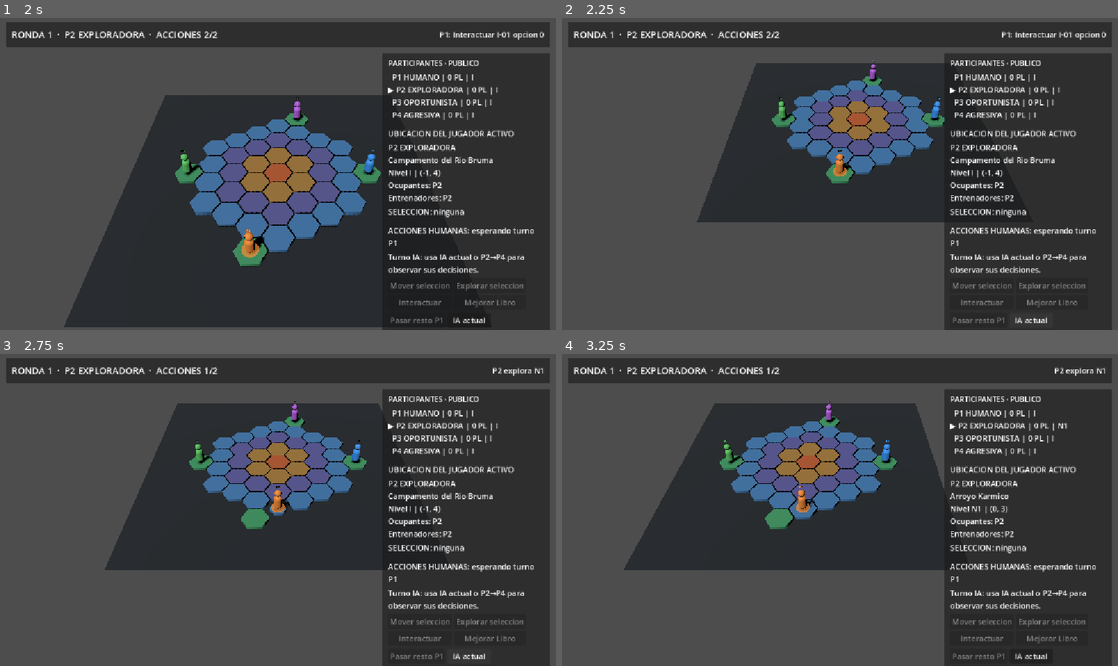
Above: before the commit, frames 1-4 (two rows, left to right).
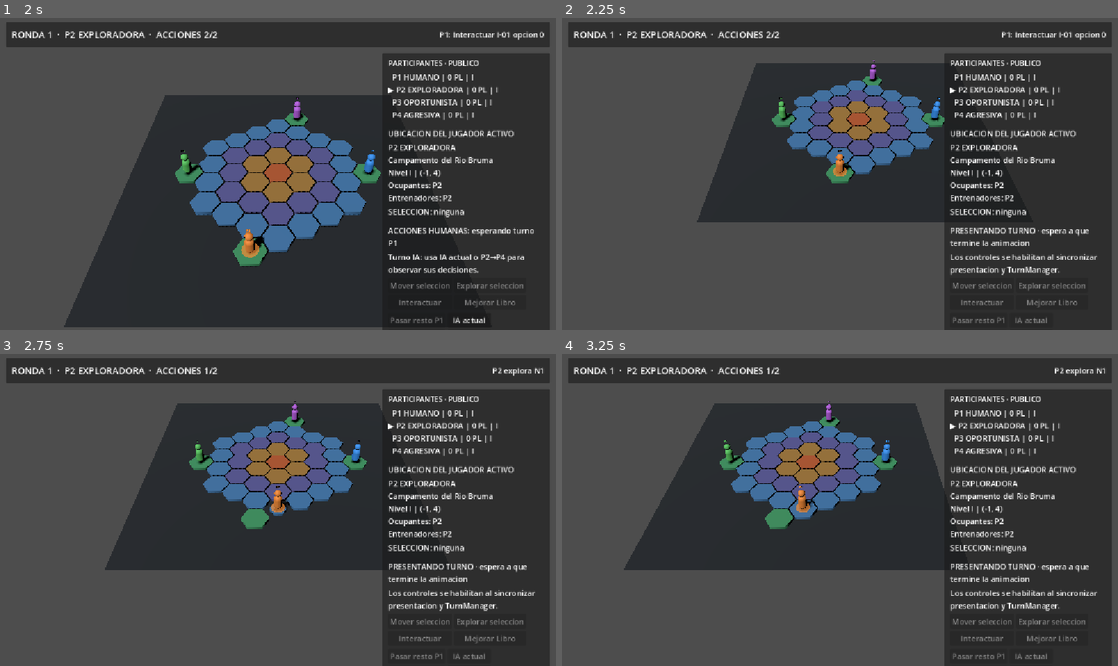
Above: after the commit, the same moments.

Repository: axenoban/Karmany-monsta
Game: Godot game, scene res://scenes/ui/phase_36_match_ux_prototype.tscn
Same seed, same stepped clock (60 frames per second), same inputs: the game is played once before the commit and once after it. This scene is started directly instead of the project's main scene.
Inputs (mouse positions are in pixels of both pictures, inside the frame that each line leads up to):
- Up to frame 1 (2 s): click "Interactuar" at 0.5 s; click "Pasar resto P1" at 1.25 s
- Up to frame 2 (2.25 s): click "IA actual" at 2 s
- Up to frame 3 (2.75 s): no input
- Up to frame 4 (3.25 s): tap Enter at 2.75 s; move the mouse to (962, 494) at 2.77 s; hold D from 2.78 s (still down); tap M at 2.85 s; click (962, 494) at 2.92 s

Frame 1 is identical in both runs. In frame 2, 1.1% of the frame differs, in the area x 69-97%, y 67-98%; in frame 3, 1.1%; in frame 4, 1.4%, in the area x 69-97%, y 21-98%.

Commit message:
fix: disable phase 36 input during visual replay

Diff:
--- a/scenes/ui/phase_36_match_ux_prototype.tscn
+++ b/scenes/ui/phase_36_match_ux_prototype.tscn
@@ -1,12 +1,16 @@
-[gd_scene load_steps=3 format=3]
+[gd_scene load_steps=4 format=3]
 
 [ext_resource type="Script" path="res://scripts/ui/phase_36_match_ux_bridge.gd" id="1_bridge"]
 [ext_resource type="PackedScene" path="res://scenes/ui/phase_35_four_player_visual_prototype.tscn" id="2_phase35"]
+[ext_resource type="Script" path="res://scripts/ui/phase_36_presentation_input_guard.gd" id="3_guard"]
 
 [node name="Phase36MatchUxPrototype" type="Node3D"]
 script = ExtResource("1_bridge")
 
 [node name="Phase35FourPlayerVisualPrototype" parent="." instance=ExtResource("2_phase35")]
+
+[node name="PresentationInputGuard" type="Node" parent="."]
+script = ExtResource("3_guard")
 
 [node name="Phase36Overlay" type="CanvasLayer" parent="."]
 layer = 18
